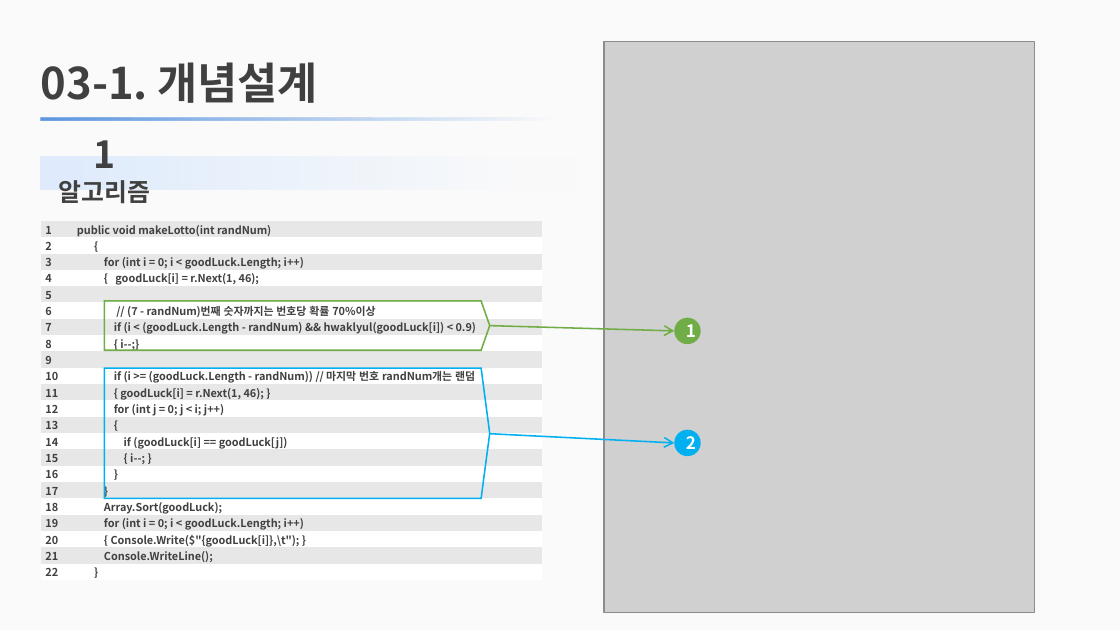
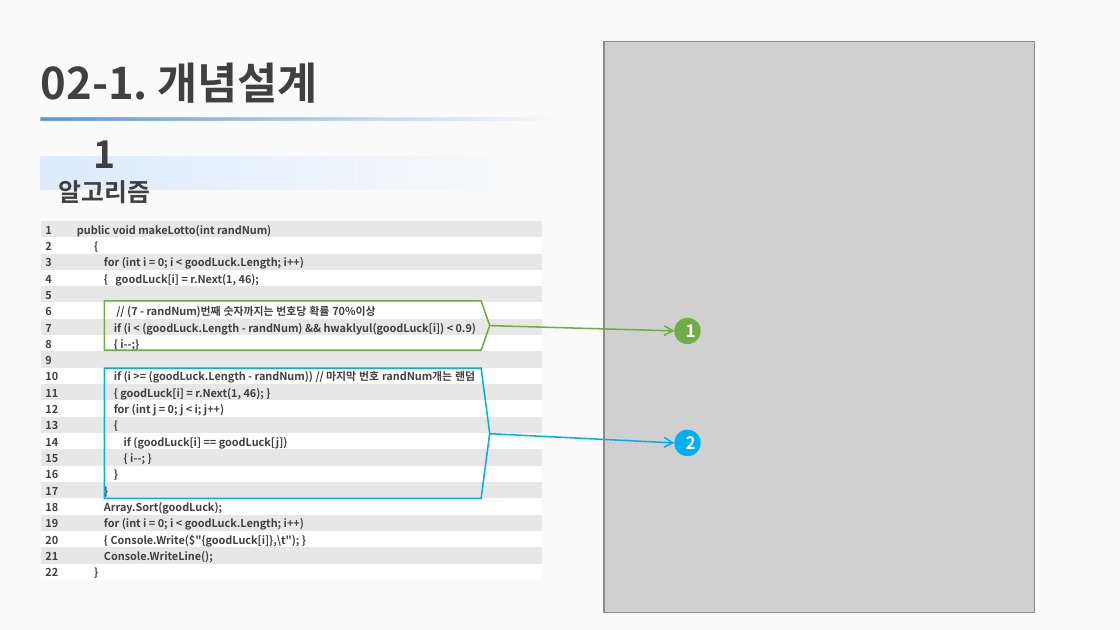
Before and after one commit to jhy0409/jhy0409, a slide deck: slide 5 of 2 vsStudio_P/210408_cSharp_basic_chap5/sukje_lotto/PPT/210409_로또번호 생성기.pptx (slide 6 before the commit). Drawn at 1120x630 pixels with LibreOffice and Linux fonts; fonts in the diff are those of the drawing; grey boxes stand for pictures. Boxes give left, top, right and bottom in pixels: in the first picture for what was removed or moved away, otherwise in the second. Text is boxed around its words. In the diff, an @@ line names an element or a change of style, - is before the commit and + after.

```diff
--- a/2 vsStudio_P/210408_cSharp_basic_chap5/sukje_lotto/PPT/210409_로또번호 생성기.pptx
+++ b/2 vsStudio_P/210408_cSharp_basic_chap5/sukje_lotto/PPT/210409_로또번호 생성기.pptx
@@ text at (x1=41, y1=62, x2=318, y2=103): text changed @@
-03-1. 개념설계
+02-1. 개념설계
```
Also in this commit, not shown: 5 other slides changed, 1 slide added, 1 slide removed, 37 other files.
